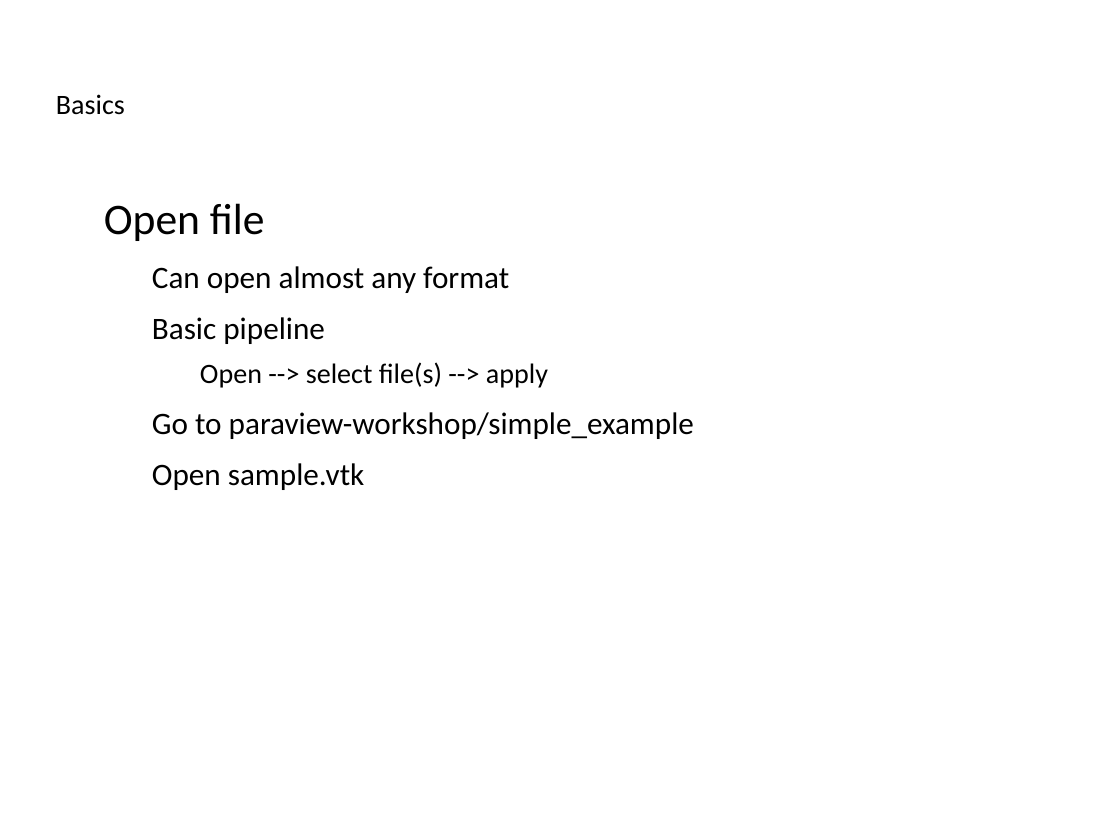
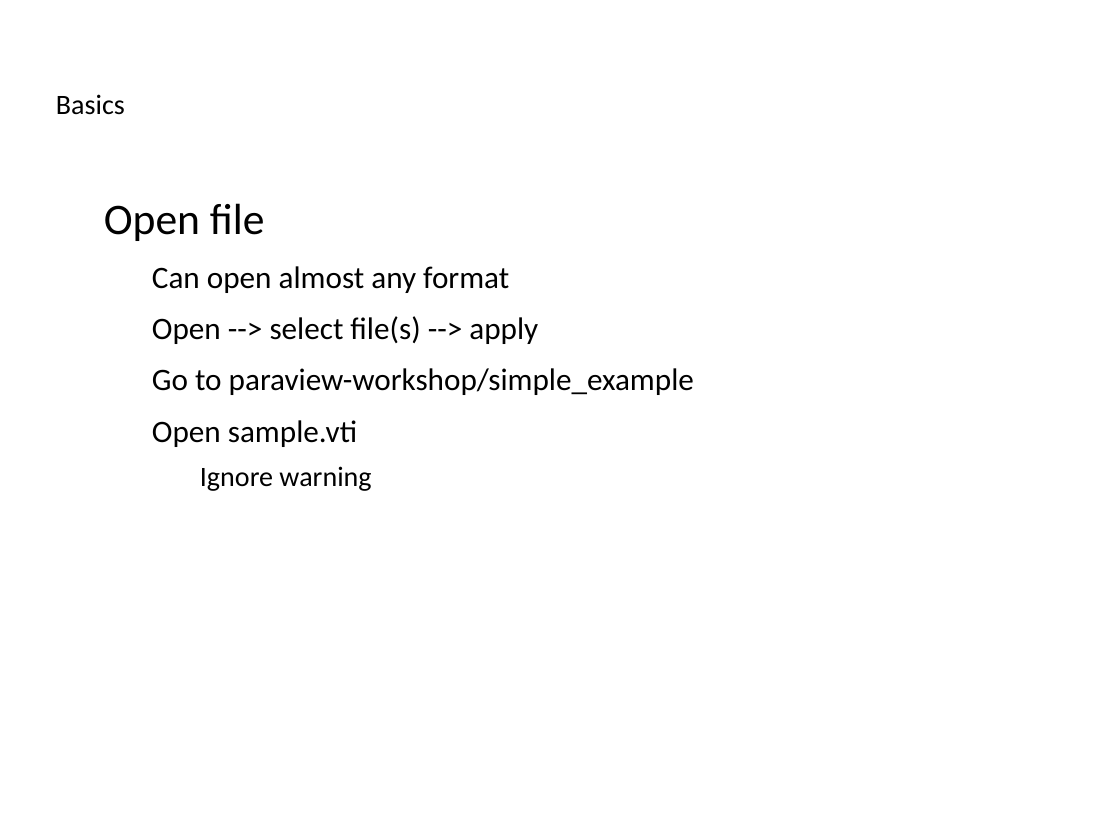
Before and after one commit to ucgmsim/workshops, a slide deck: slide 4 of presentation/slides.odp. Drawn at 1120x840 pixels with LibreOffice and Linux fonts; fonts in the diff are those of the drawing; background and template pictures are left out. Boxes give left, top, right and bottom in pixels: in the first picture for what was removed or moved away, otherwise in the second. Text is boxed around its words. In the diff, an @@ line names an element or a change of style, - is before the commit and + after.

```diff
--- a/presentation/slides.odp
+++ b/presentation/slides.odp
@@ text at box(152, 317, 325, 344): paragraph removed @@
-  − Basic pipeline
@@ text at box(152, 316, 538, 344): size 19.9 to 22.1 pt in "Open --> select file(s) --> apply"; bullet ● to −; list level 3 to 2 in "Open --> select file(s) --> ..." @@
@@ text at box(152, 420, 371, 491): text changed @@
-  − Open sample.vtk
+  − Open sample.vti
+    ● Ignore warning
```
Also in this commit, not shown: 7 other slides changed, 2 slides added, 2 slides removed.
